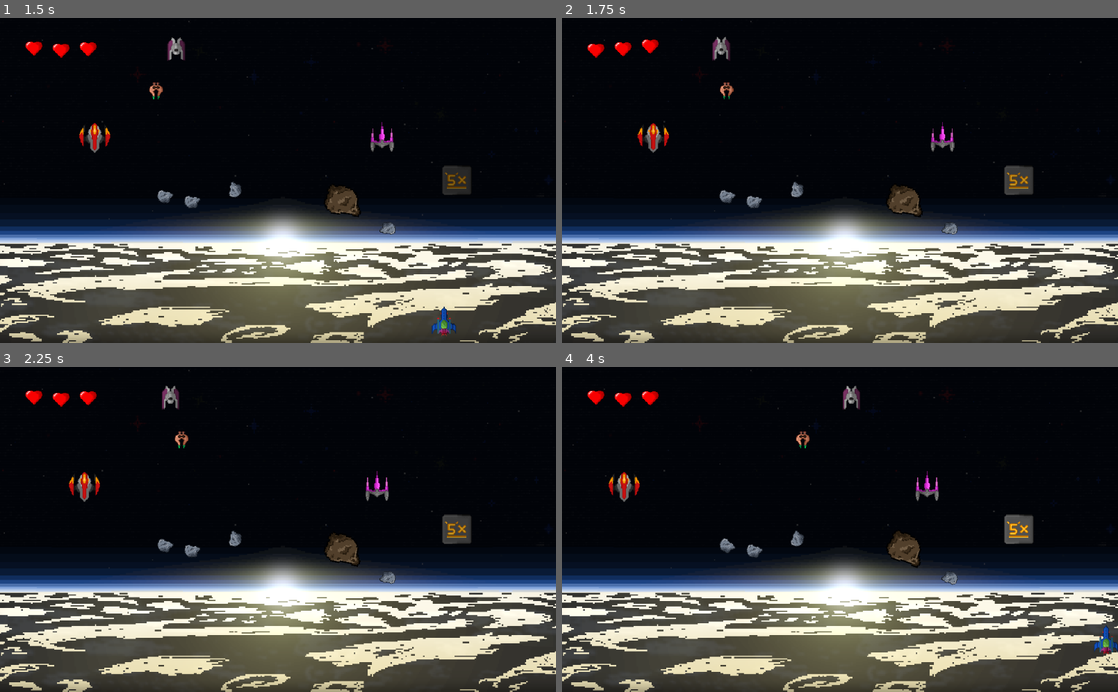
Above: before the commit, frames 1-4 (two rows, left to right).
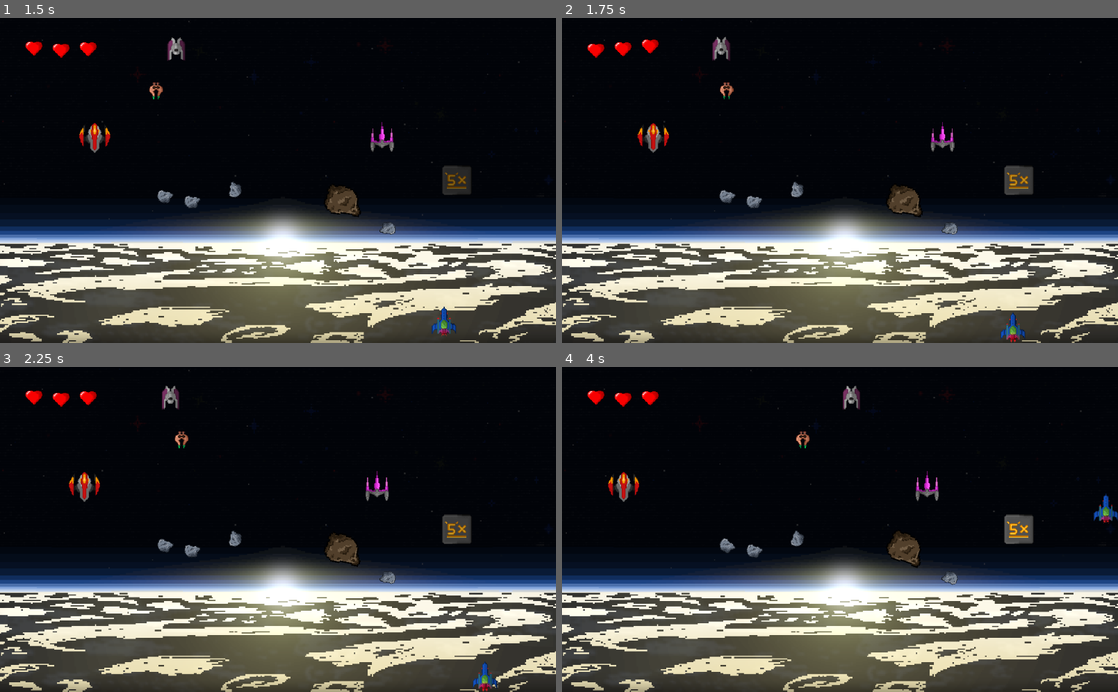
Above: after the commit, the same moments.

Repository: timmmmmb/Brackeys-Game-Jam-2021.1
Game: Godot game, scene res://scenes/levels/Level.tscn
Same seed, same stepped clock (60 frames per second), same inputs: the game is played once before the commit and once after it. This scene is started directly instead of the project's main scene.
Inputs:
- Up to frame 1 (1.5 s): tap Enter (ui_accept) at 0.5, 0.77 s; hold D (right) 0.53-1.28 s; hold Space (shoot) 0.53-1.28 s; hold S (down) from 1.28 s (still down); tap Space (shoot) at 1.35 s
- Up to frame 2 (1.75 s): keep holding S (down); tap Enter (ui_accept) at 1.52 s
- Up to frame 3 (2.25 s): release S (down) at 2.03 s; hold D (right) from 2.03 s (still down); hold Space (shoot) from 2.03 s (still down)
- Up to frame 4 (4 s): release D (right) at 2.78 s; release Space (shoot) at 2.78 s; hold W (up) 2.78-3.53 s; tap Space (shoot) at 2.85 s; tap Enter (ui_accept) at 3.02, 3.77 s; hold A (left) from 3.53 s (still down); hold Space (shoot) from 3.53 s (still down)

Frame 1 is identical in both runs. In frame 2, 0.2% of the frame differs, in the area x 78-84%, y 90-100%; in frame 3, 0.2%; in frame 4, 0.5%, in the area x 8-100%, y 32-89%.

Commit message:
Add level border

Diff:
--- a/project.godot
+++ b/project.godot
@@ -39,21 +39,25 @@
 up={
 "deadzone": 0.5,
 "events": [ Object(InputEventKey,"resource_local_to_scene":false,"resource_name":"","device":0,"alt":false,"shift":false,"control":false,"meta":false,"command":false,"pressed":false,"scancode":87,"unicode":0,"echo":false,"script":null)
+, Object(InputEventKey,"resource_local_to_scene":false,"resource_name":"","device":0,"alt":false,"shift":false,"control":false,"meta":false,"command":false,"pressed":false,"scancode":16777232,"unicode":0,"echo":false,"script":null)
  ]
 }
 down={
 "deadzone": 0.5,
 "events": [ Object(InputEventKey,"resource_local_to_scene":false,"resource_name":"","device":0,"alt":false,"shift":false,"control":false,"meta":false,"command":false,"pressed":false,"scancode":83,"unicode":0,"echo":false,"script":null)
+, Object(InputEventKey,"resource_local_to_scene":false,"resource_name":"","device":0,"alt":false,"shift":false,"control":false,"meta":false,"command":false,"pressed":false,"scancode":16777234,"unicode":0,"echo":false,"script":null)
  ]
 }
 left={
 "deadzone": 0.5,
 "events": [ Object(InputEventKey,"resource_local_to_scene":false,"resource_name":"","device":0,"alt":false,"shift":false,"control":false,"meta":false,"command":false,"pressed":false,"scancode":65,"unicode":0,"echo":false,"script":null)
+, Object(InputEventKey,"resource_local_to_scene":false,"resource_name":"","device":0,"alt":false,"shift":false,"control":false,"meta":false,"command":false,"pressed":false,"scancode":16777231,"unicode":0,"echo":false,"script":null)
  ]
 }
 right={
 "deadzone": 0.5,
 "events": [ Object(InputEventKey,"resource_local_to_scene":false,"resource_name":"","device":0,"alt":false,"shift":false,"control":false,"meta":false,"command":false,"pressed":false,"scancode":68,"unicode":0,"echo":false,"script":null)
+, Object(InputEventKey,"resource_local_to_scene":false,"resource_name":"","device":0,"alt":false,"shift":false,"control":false,"meta":false,"command":false,"pressed":false,"scancode":16777233,"unicode":0,"echo":false,"script":null)
  ]
 }
 shoot={
--- a/scenes/entitys/Player.gd
+++ b/scenes/entitys/Player.gd
@@ -34,14 +34,37 @@
 
 	if left or right or up or down:
 		$AnimatedSprite.animation = "flying"
+		$AnimatedSpriteClone.animation = "flying"
 	else:
 		$AnimatedSprite.animation = "default"
+		$AnimatedSpriteClone.animation = "flying"
 
 	velocity.x = clamp(velocity.x, -max_speed, max_speed)
 	velocity.y = clamp(velocity.y, -max_speed, max_speed)
 
 	velocity = move_and_slide(velocity, Vector2(0, -1))
 
+	var viewport_size = get_viewport_rect().size \
+			/ get_canvas_transform().get_scale()
+	var half_viewport_size = viewport_size / 2
+	var half_height = $CollisionShape2D.shape.height / 2 \
+			+ $CollisionShape2D.shape.radius
+
+	position.y = clamp(position.y, -half_viewport_size.y + half_height,
+			half_viewport_size.y - half_height)
+
+	$AnimatedSpriteClone.global_position = position
+
+	if position.x < -half_viewport_size.x:
+		position.x += viewport_size.x
+	elif position.x > half_viewport_size.x:
+		position.x -= viewport_size.x
+
+	if position.x < 0:
+		$AnimatedSpriteClone.global_position.x += viewport_size.x
+	else:
+		$AnimatedSpriteClone.global_position.x -= viewport_size.x
+
 	if is_shooting:
 		$StandardWeapon.shoot()
 #		$ShotgunWeapon.shoot()
--- a/scenes/entitys/Player.tscn
+++ b/scenes/entitys/Player.tscn
@@ -54,6 +54,12 @@
 animation = "flying"
 playing = true
 
+[node name="AnimatedSpriteClone" type="AnimatedSprite" parent="."]
+frames = SubResource( 6 )
+animation = "flying"
+frame = 2
+playing = true
+
 [node name="ShotgunWeapon" parent="." instance=ExtResource( 4 )]
 position = Vector2( 0, -17.3362 )
 
